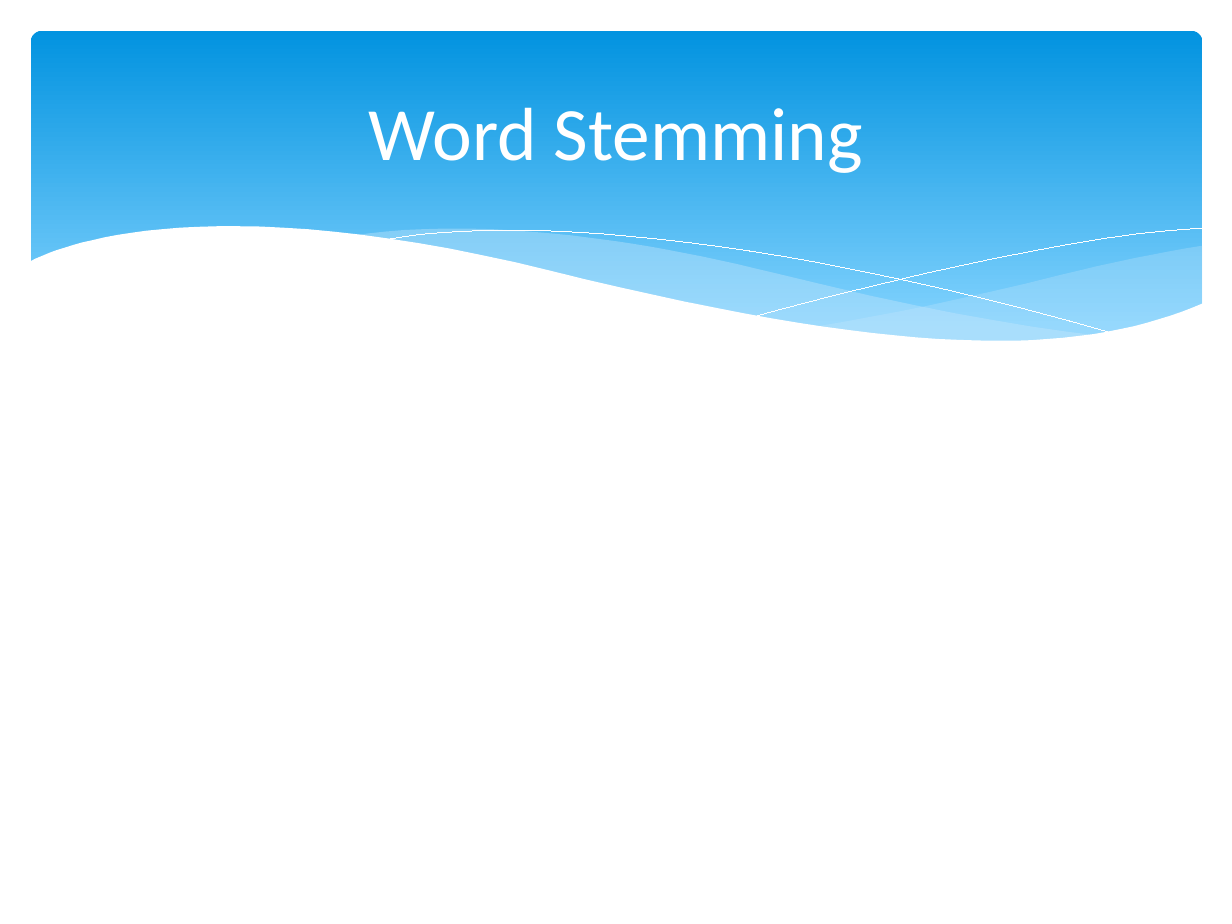
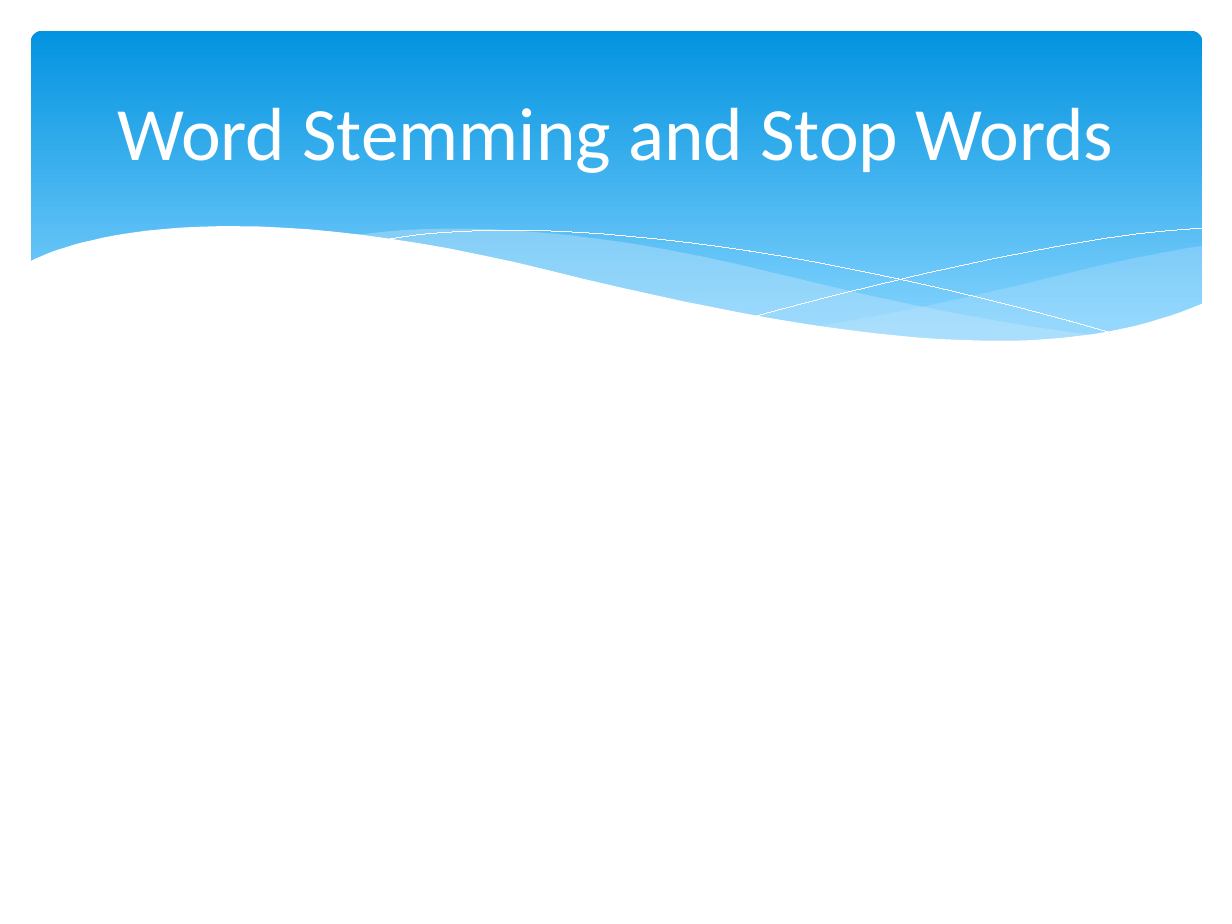
Before and after one commit to Mletter1/Challenge1, a slide deck: slide 5 of Presentation.pptx (slide 4 before the commit). Drawn at 1232x924 pixels with LibreOffice and Linux fonts; fonts in the diff are those of the drawing. Boxes give left, top, right and bottom in pixels: in the first picture for what was removed or moved away, otherwise in the second. Text is boxed around its words. In the diff, an @@ line names an element or a change of style, - is before the commit and + after.

```diff
--- a/Presentation.pptx
+++ b/Presentation.pptx
@@ title at [117,108,1114,173]: text changed @@
-Word Stemming
+Word Stemming and Stop Words
```
Also in this commit, not shown: 1 other slide changed, 3 slides added, 2 slides removed.
